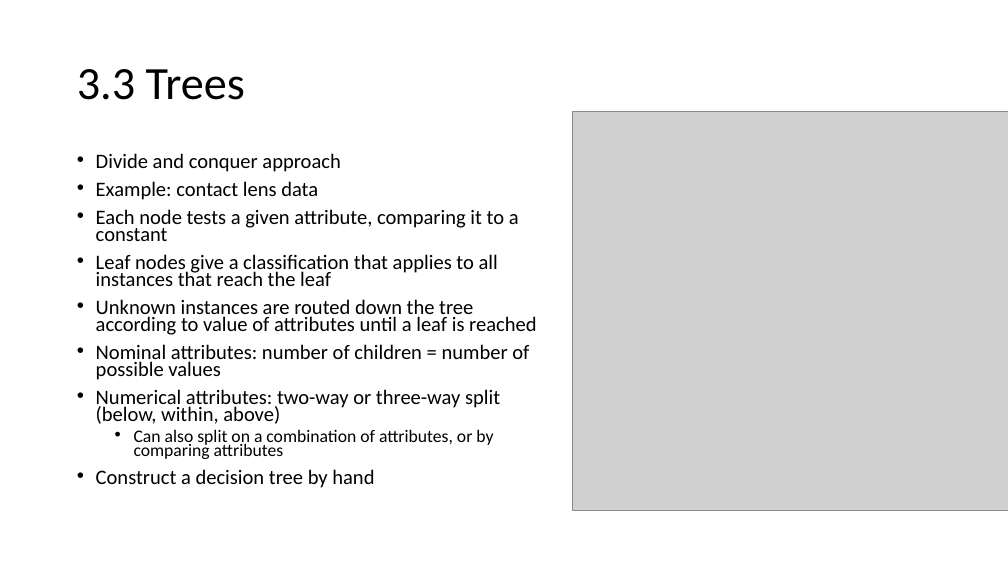
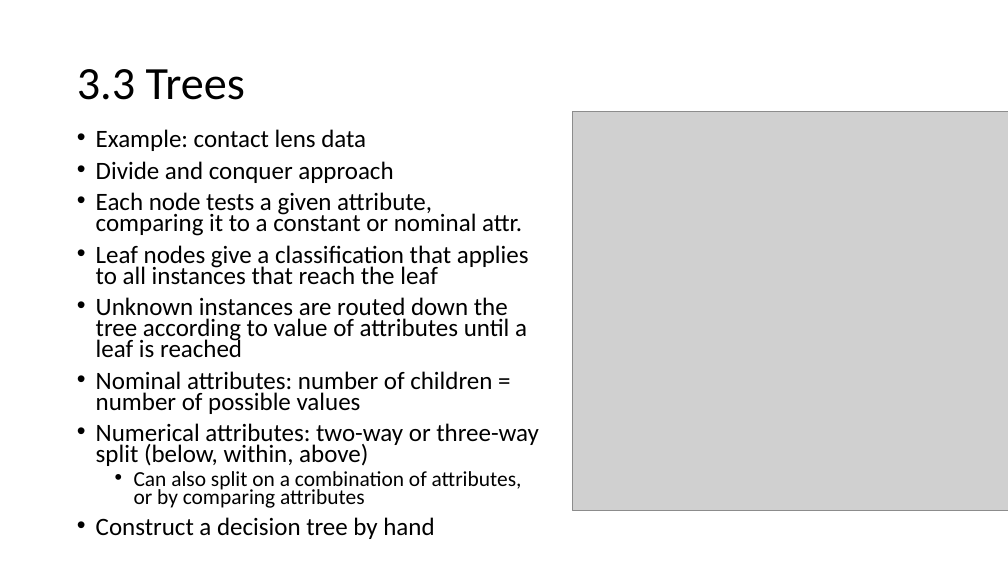
Before and after one commit to russellu/cs405, a slide deck: slide 7 of Lecture_03.pptx (slide 8 before the commit). Drawn at 1008x567 pixels with LibreOffice and Linux fonts; fonts in the diff are those of the drawing; grey boxes stand for pictures. Boxes give left, top, right and bottom in pixels: in the first picture for what was removed or moved away, otherwise in the second. Text is boxed around its words. In the diff, an @@ line names an element or a change of style, - is before the commit and + after.

```diff
--- a/Lecture_03.pptx
+++ b/Lecture_03.pptx
@@ text "Example: contact lens data": place and size @@
-text "Example: contact lens data" at (96,153,536,488)
+text "Example: contact lens data" at (96,129,539,539)
@@ text at (96,129,366,151): paragraph added @@
+• Example: contact lens data
@@ text at (96,161,539,539): size 19.6 to 23.8 pt in "Divide and conquer approach", "Leaf nodes give a classification that applies ...", "Unknown instances are routed down the tree ...", "Nominal attributes: number of children = number ..." and 2 more places; size 16.8 to 20.4 pt in "Can also split on a combination of ..." @@
@@ text at (96,192,522,236): text changed; size 19.6 to 23.8 pt @@
-• Example: contact lens data
-• Each node tests a given attribute, comparing it to a constant
+• Each node tests a given attribute, comparing it to a constant or nominal attr.
```
Also in this commit, not shown: 9 other slides changed, 3 slides added, 1 slide removed, 1 other file.
